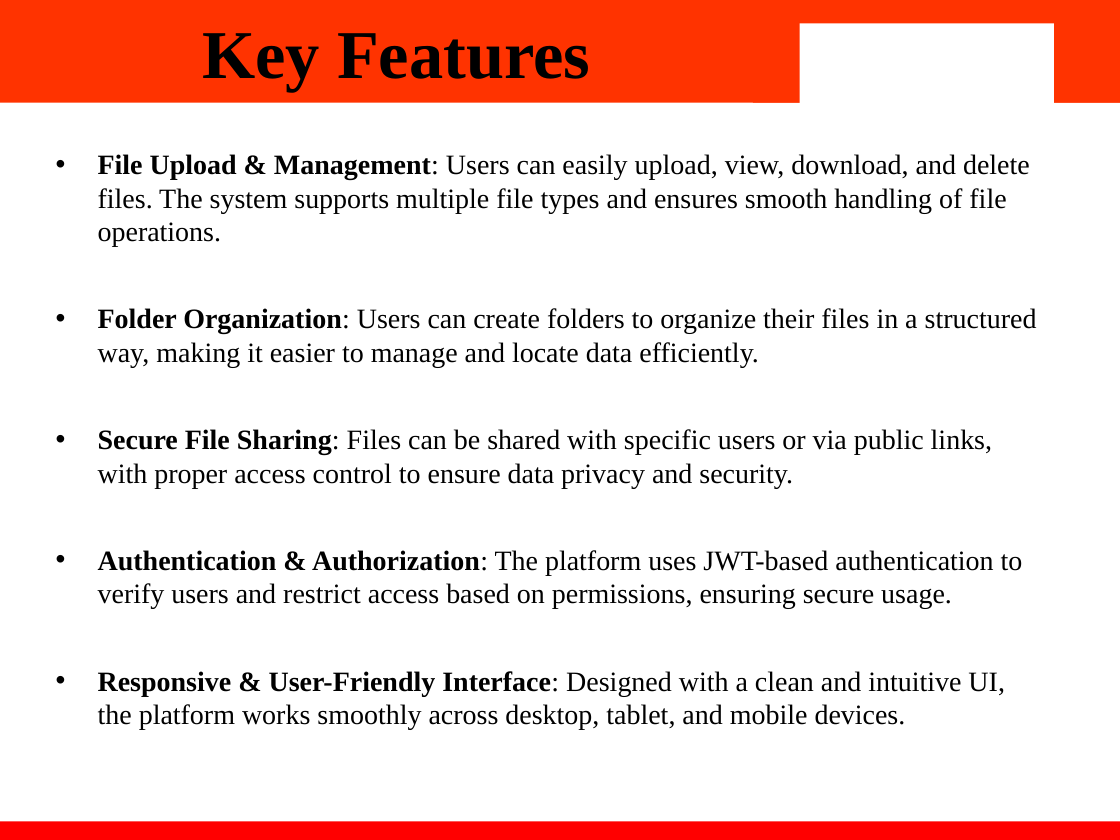
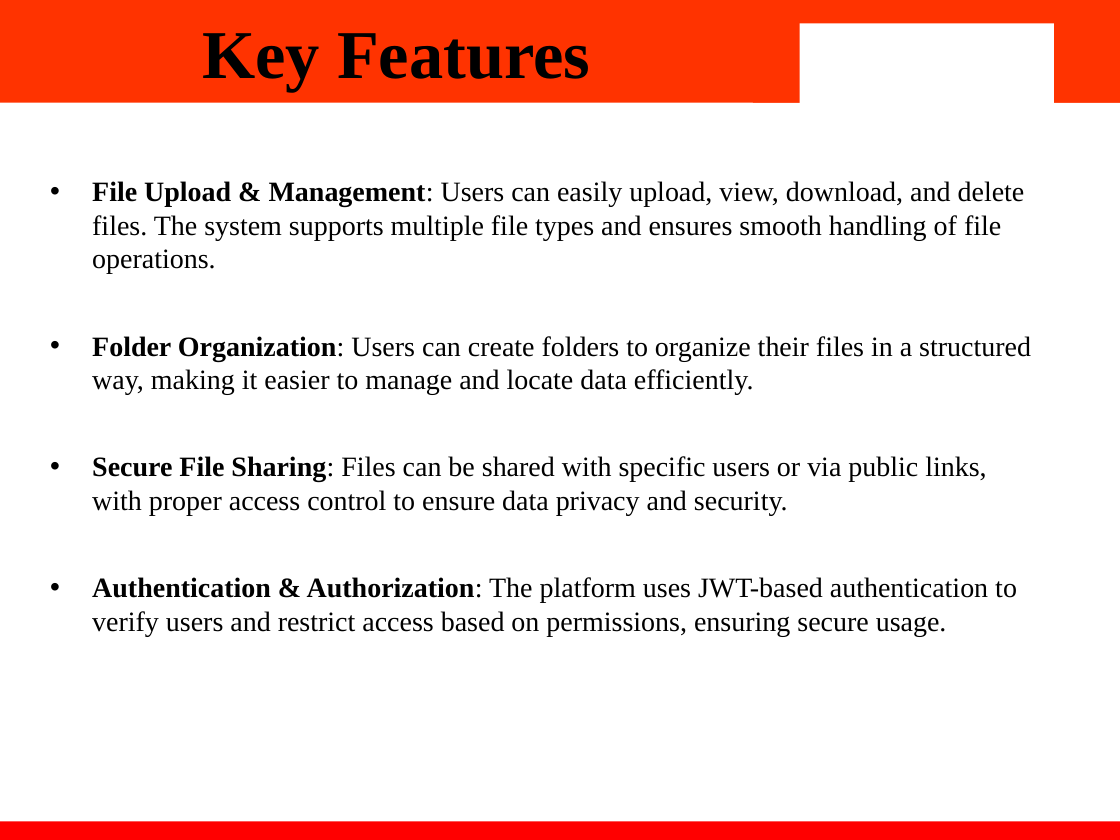
Before and after one commit to kunalbhatia2601/File-Sharing, a slide deck: slide 7 of docs/ppt.pptx (slide 8 before the commit). Drawn at 1120x840 pixels with LibreOffice and Linux fonts; fonts in the diff are those of the drawing; background and template pictures are left out. Boxes give left, top, right and bottom in pixels: in the first picture for what was removed or moved away, otherwise in the second. Text is boxed around its words. In the diff, an @@ line names an element or a change of style, - is before the commit and + after.

```diff
--- a/docs/ppt.pptx
+++ b/docs/ppt.pptx
@@ text "File Upload & Management: Users ...": place and size @@
-text "File Upload & Management: Users ..." at [98,154,1037,696]
+text "File Upload & Management: Users ..." at [92,181,1031,636]
@@ text at [98,671,1005,696]: paragraph removed @@
-• Responsive & User-Friendly Interface: Designed with a clean and intuitive UI, the platform works smoothly across desktop, tablet, and mobile devices.
```
Also in this commit, not shown: 1 other slide changed, 1 slide removed.
